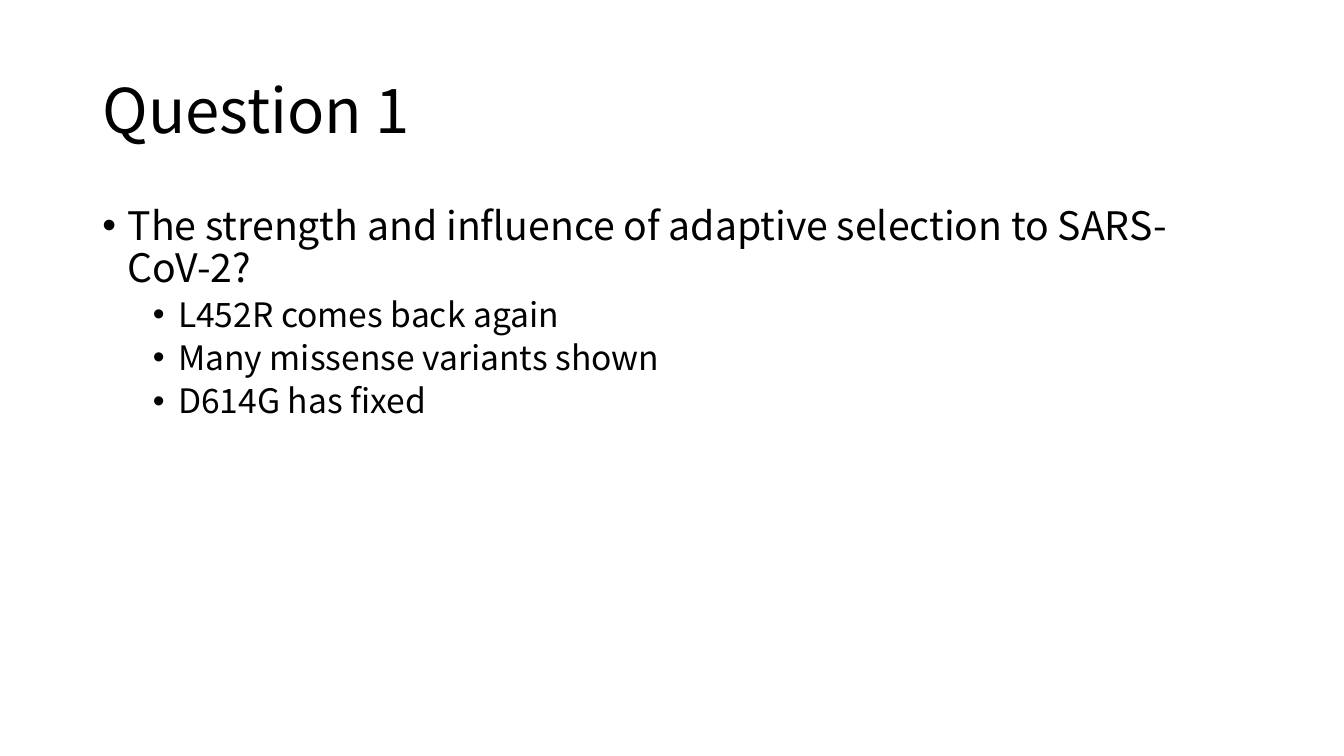
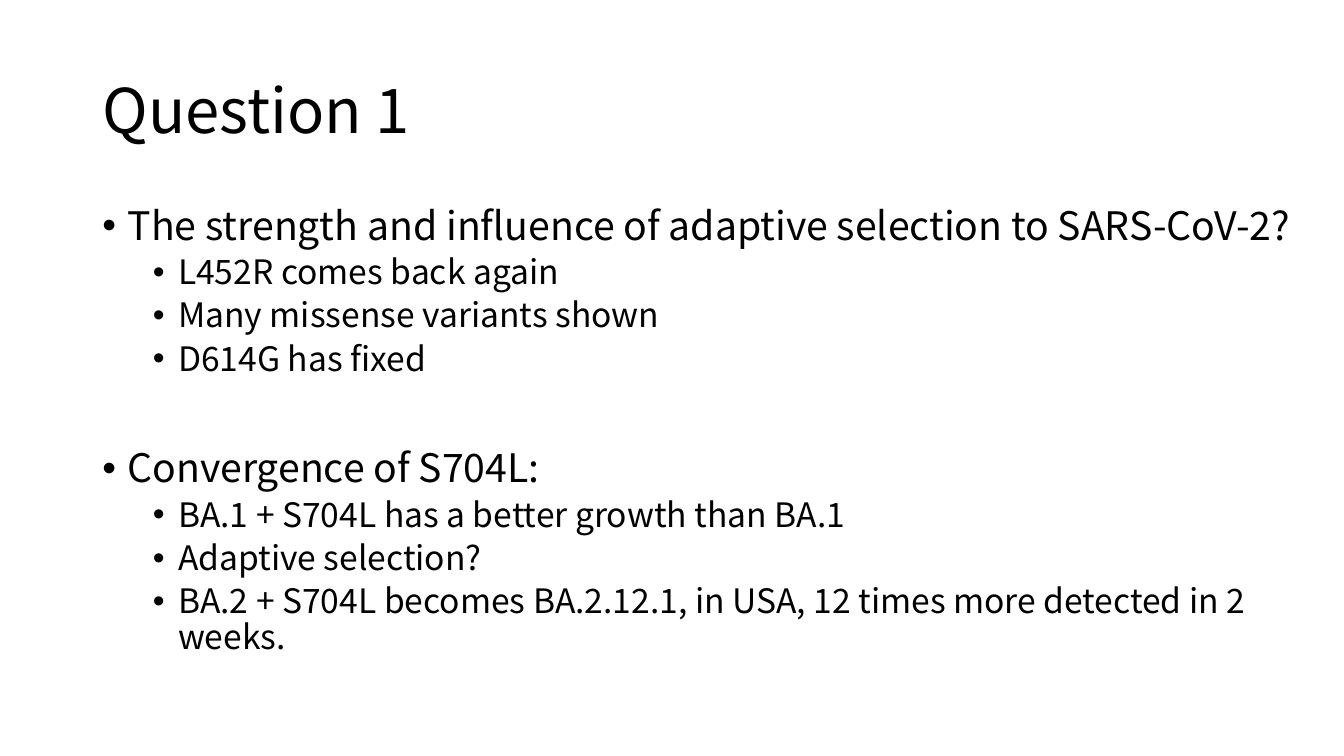
Before and after one commit to KirakiraZLY/Variants-and-mutation-rate-in-SARS-Cov2, a slide deck: slide 8 of DiaryLog/Daily_Week6.pptx (slide 7 before the commit). Drawn at 1344x756 pixels with LibreOffice and Linux fonts; fonts in the diff are those of the drawing. Boxes give left, top, right and bottom in pixels: in the first picture for what was removed or moved away, otherwise in the second. Text is boxed around its words. In the diff, an @@ line names an element or a change of style, - is before the commit and + after.

```diff
--- a/DiaryLog/Daily_Week6.pptx
+++ b/DiaryLog/Daily_Week6.pptx
@@ text at (x1=128, y1=450, x2=1246, y2=650): paragraphs added @@
+• Convergence of S704L:
+  • BA.1 + S704L has a better growth than BA.1
+  • Adaptive selection?
+  • BA.2 + S704L becomes BA.2.12.1, in USA, 12 times more detected in 2 weeks.
```
Also in this commit, not shown: 2 slides added, 6 other files.
